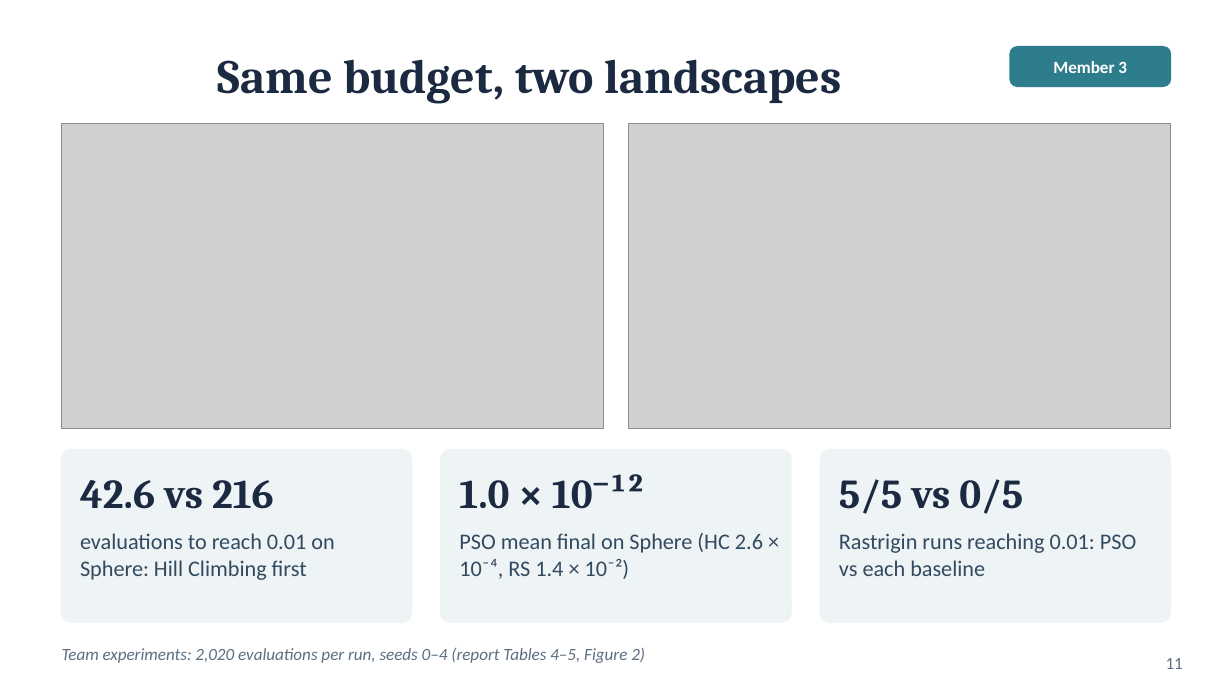
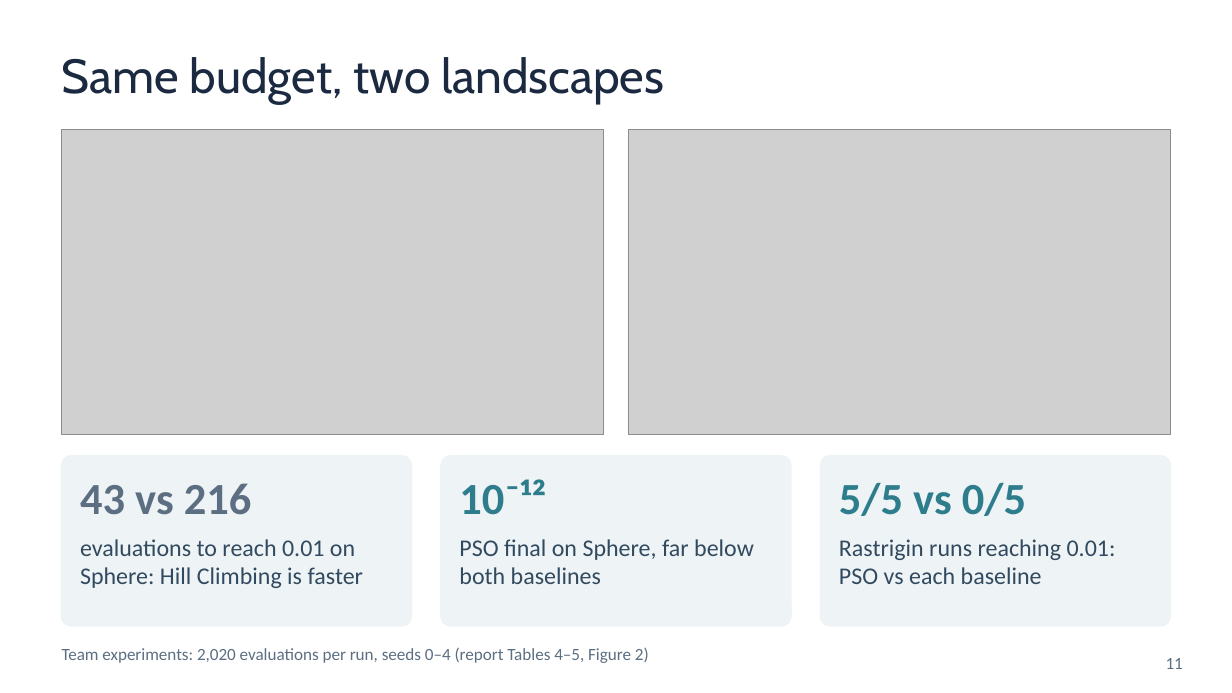
Before and after one commit to huynhhuuphucminh/Seminar-AI, a slide deck: slide 11 of slides/Slide_Seminar_PSO.pptx. Drawn at 1232x693 pixels with LibreOffice and Linux fonts; fonts in the diff are those of the drawing; grey boxes stand for pictures. Boxes give left, top, right and bottom in pixels: in the first picture for what was removed or moved away, otherwise in the second. Text is boxed around its words. In the diff, an @@ line names an element or a change of style, - is before the commit and + after.

```diff
--- a/slides/Slide_Seminar_PSO.pptx
+++ b/slides/Slide_Seminar_PSO.pptx
@@ text "Same budget, two landscapes" at (62, 57, 664, 104): font Cambria to Cabin, bold off; alignment centre to left @@
@@ rounded rectangle removed at (1010, 47, 1170, 86) @@
@@ text removed at (1053, 61, 1127, 73) @@
-Member 3
@@ text at (459, 479, 546, 515): text changed; size 24 to 26 pt; font Cambria to Calibri; text colour #1B2A41 to #2E7D8C @@
-1.0 × 10⁻¹²
+10⁻¹²
@@ 3 rounded rectangles, 2 pictures: place and size @@
-3 rounded rectangles, 2 pictures at (62, 123, 1170, 622)
+3 rounded rectangles, 2 pictures at (62, 129, 1170, 626)
@@ proportions changed in 3 elements at (62, 456, 411, 626), (441, 456, 791, 626), (821, 456, 1170, 626) @@
@@ text "5/5 vs 0/5" at (839, 483, 1026, 516): size 24 to 26 pt, font Cambria to Calibri, text colour #1B2A41 to #2E7D8C @@
@@ text at (80, 483, 252, 515): text changed; size 24 to 26 pt; font Cambria to Calibri; text colour #1B2A41 to #5C6F82 @@
-42.6 vs 216
+43 vs 216
@@ text at (80, 539, 364, 588): text changed; size 13 to 14 pt @@
-evaluations to reach 0.01 on Sphere: Hill Climbing first
+evaluations to reach 0.01 on Sphere: Hill Climbing is faster
@@ text at (459, 539, 754, 584): text changed; size 13 to 14 pt @@
-PSO mean final on Sphere (HC 2.6 × 10⁻⁴, RS 1.4 × 10⁻²)
+PSO final on Sphere, far below both baselines
@@ text "Rastrigin runs reaching 0.01: PSO ..." at (839, 539, 1116, 584): size 13 to 14 pt @@
@@ text "Team experiments: 2,020 evaluations per ..." at (62, 648, 649, 663): italic off @@
```
Also in this commit, not shown: 18 other slides changed, 2 other files.
